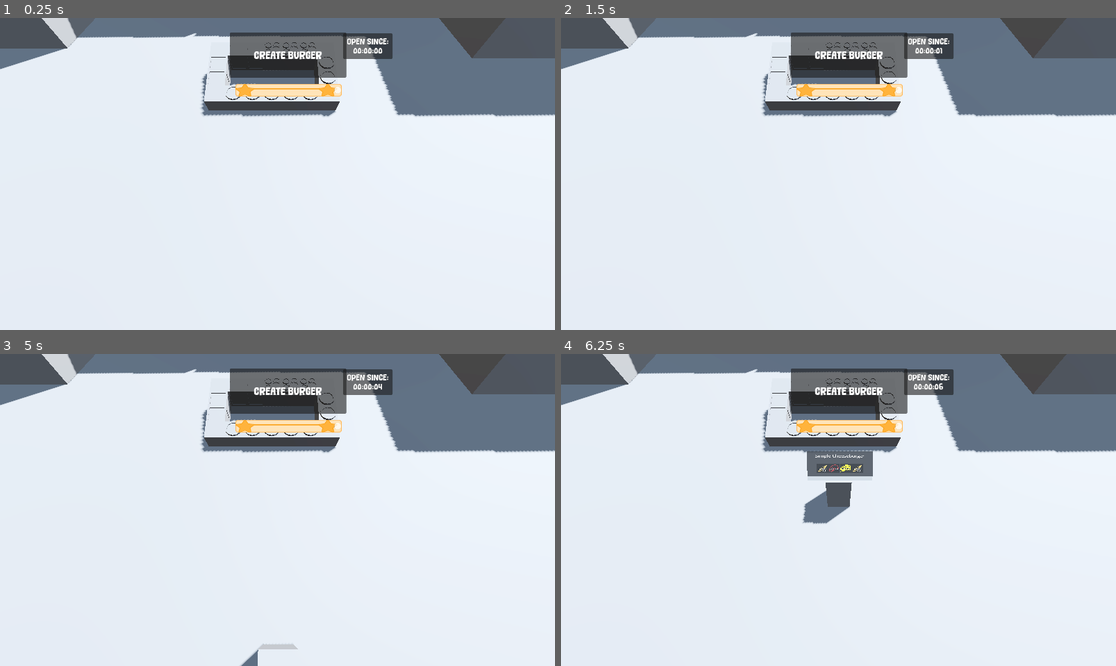
Above: before the commit, frames 1-4 (two rows, left to right).
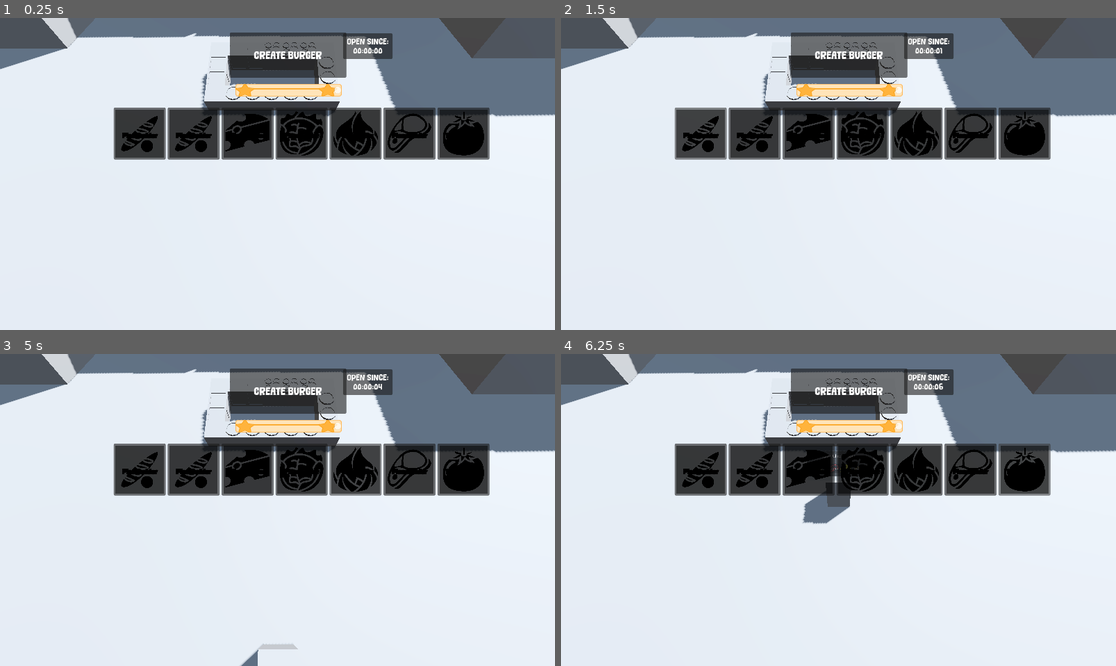
Above: after the commit, the same moments.

Repository: thewasmans/2026-game-jam-burger-truck
Game: Godot game, scene res://scenes/main.tscn
Same seed, same stepped clock (60 frames per second), same inputs: the game is played once before the commit and once after it.
Inputs (mouse positions are in pixels of both pictures, inside the frame that each line leads up to):
- Up to frame 1 (0.25 s): no input
- Up to frame 2 (1.5 s): click "CREATE BURGER" at 0.5 s; click (699, 133) at 1.27 s
- Up to frame 3 (5 s): click (194, 469) at 2.02 s; click (249, 469) at 2.77 s; click (299, 469) at 3.52 s; click (355, 469) at 4.27 s
- Up to frame 4 (6.25 s): click (971, 469) at 5.02 s; click (1027, 469) at 5.77 s

The runs differ from the first frame. In frame 1, 11% of the frame differs, in the area x 20-89%, y 28-46%; in frame 2, 11%; in frame 3, 11%; in frame 4, 11%.
Error before the commit: Cannot call method 'add_child' on a null value. (res://scripts/ui/game_ui.gd:14)

Commit message:
added hbox

Diff:
--- a/contents/prefabs/ui/game_ui.tscn
+++ b/contents/prefabs/ui/game_ui.tscn
@@ -1,10 +1,10 @@
 [gd_scene format=3 uid="uid://djc6xavhxsjd6"]
 
 [ext_resource type="Script" uid="uid://b8ox1k3noecv8" path="res://scripts/ui/game_ui.gd" id="1_84on6"]
-[ext_resource type="Script" uid="uid://dxgp27gfp76am" path="res://scripts/ui/score_timer_ui.gd" id="2_ajtxk"]
 [ext_resource type="Theme" uid="uid://bfmopjudgwf0u" path="res://contents/ui/in_game_theme.tres" id="1_ajtxk"]
+[ext_resource type="Script" path="res://scripts/ui/score_timer_ui.gd" id="2_ajtxk"]
 
-[node name="GameUI" type="Control" unique_id=149232493 node_paths=PackedStringArray("reputation_slider", "button_create_burger")]
+[node name="GameUI" type="Control" unique_id=149232493 node_paths=PackedStringArray("reputation_slider", "button_create_burger", "container")]
 layout_mode = 3
 anchors_preset = 15
 anchor_right = 1.0
@@ -15,6 +15,7 @@
 script = ExtResource("1_84on6")
 reputation_slider = NodePath("HSlider")
 button_create_burger = NodePath("ButtonCreateBurger")
+container = NodePath("HBoxContainer")
 
 [node name="HSlider" type="HSlider" parent="." unique_id=74886958]
 layout_mode = 0
@@ -57,3 +58,10 @@
 vertical_alignment = 1
 autowrap_mode = 2
 script = ExtResource("2_ajtxk")
+
+[node name="HBoxContainer" type="HBoxContainer" parent="." unique_id=1966454403]
+layout_mode = 0
+offset_left = 236.0
+offset_top = 186.0
+offset_right = 573.0
+offset_bottom = 226.0
